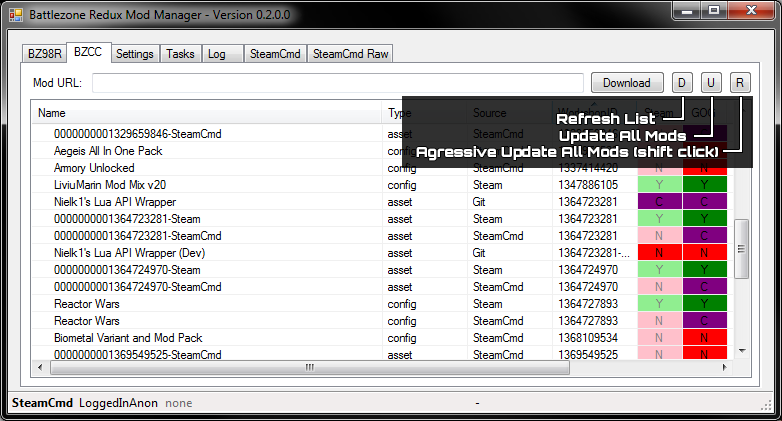
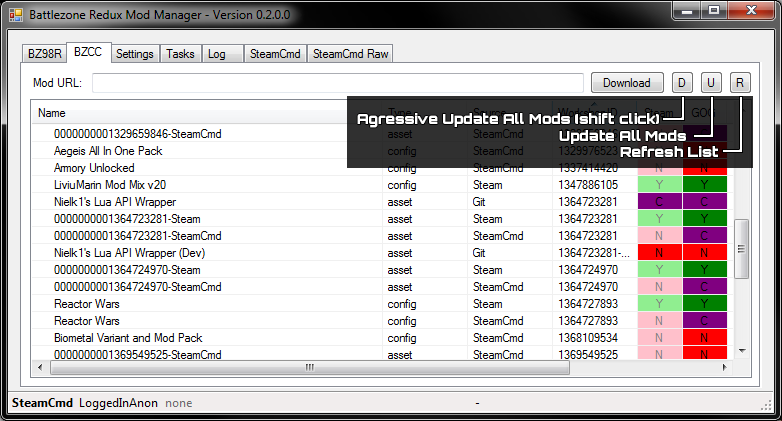
Before/after of a (782, 421) layered artwork. What changed in the layer stack:
renamed "Refresh List Update All Mods Agres" to "Agressive Update All Mods (shift click) Update", painted on it over (x1=357, y1=113, x2=718, y2=161)
painted on "Rectangle 1" over (x1=347, y1=96, x2=402, y2=168)
